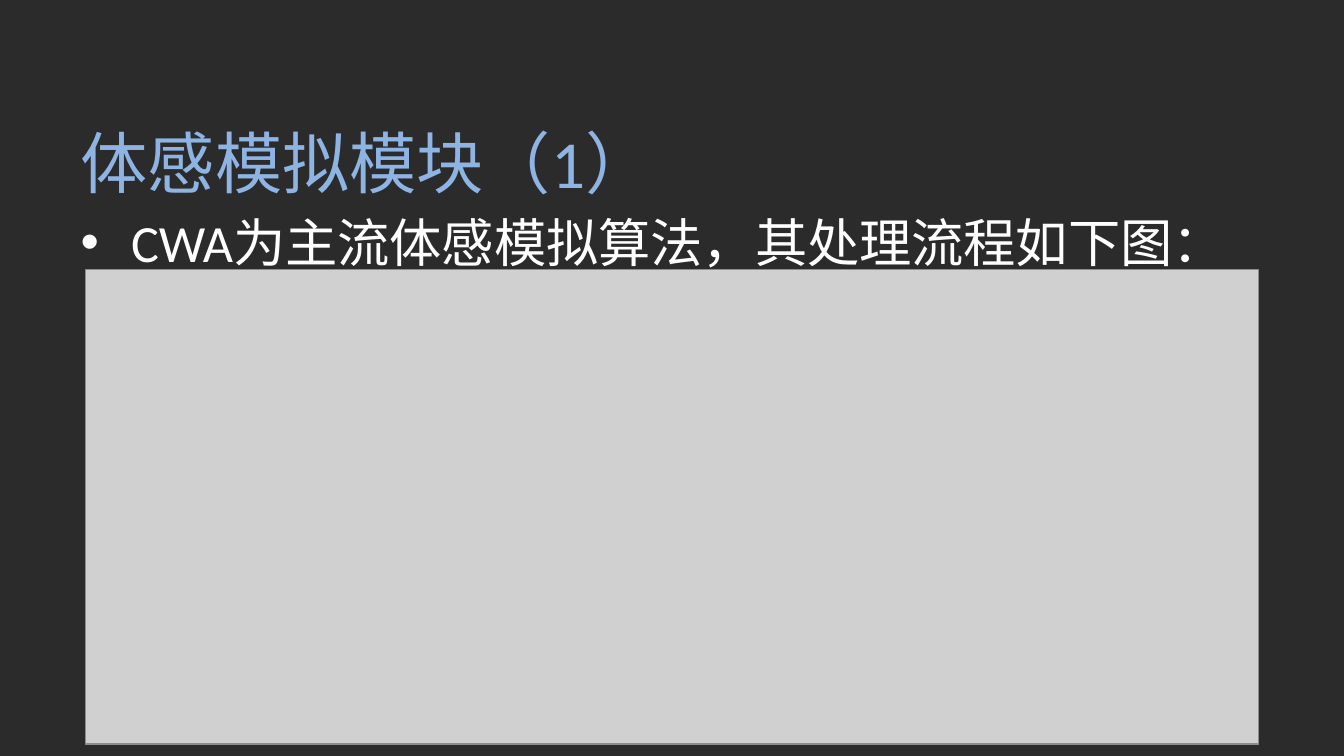
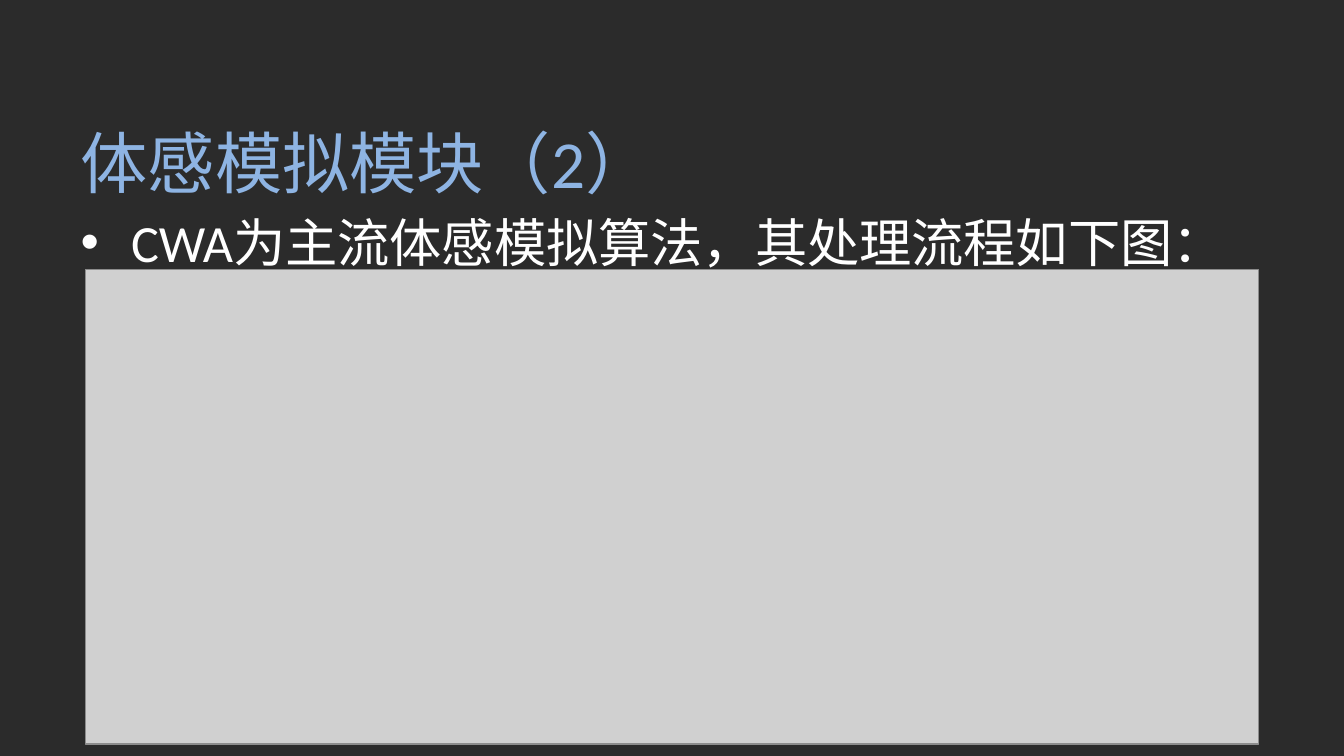
Before and after one commit to xychen5/3dvr, a slide deck: slide 7 of 陈新宇_U201614921_答辩.pptx (slide 6 before the commit). Drawn at 1344x756 pixels with LibreOffice and Linux fonts; fonts in the diff are those of the drawing; grey boxes stand for pictures; background and template pictures are left out; a plain dark background stands for a picture behind light text. Boxes give left, top, right and bottom in pixels: in the first picture for what was removed or moved away, otherwise in the second. Text is boxed around its words. In the diff, an @@ line names an element or a change of style, - is before the commit and + after.

```diff
--- a/陈新宇_U201614921_答辩.pptx
+++ b/陈新宇_U201614921_答辩.pptx
@@ title at (x1=81, y1=130, x2=653, y2=195): text changed @@
-体感模拟模块（1）
+体感模拟模块（2）
```
Also in this commit, not shown: 6 other slides changed, 1 slide added.
